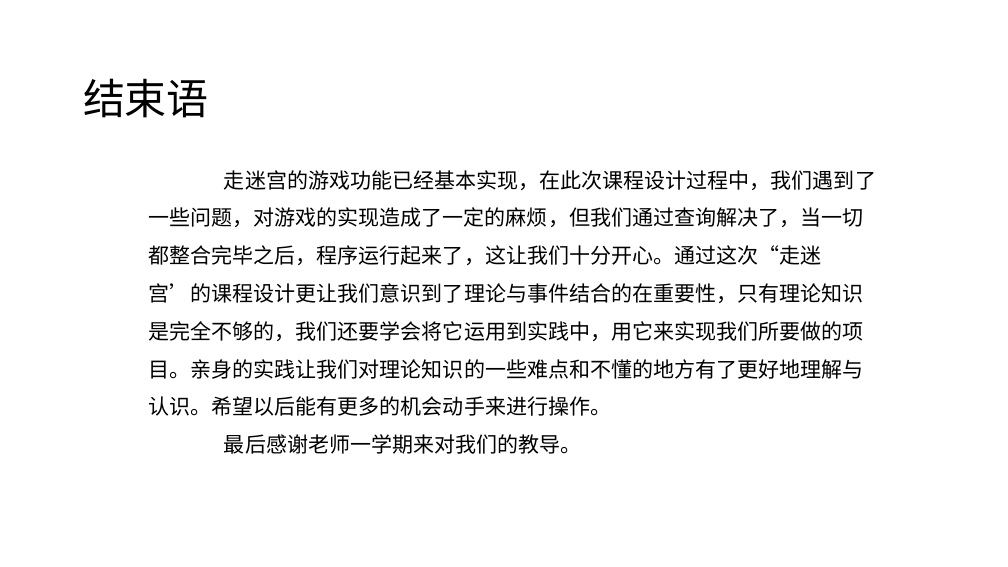
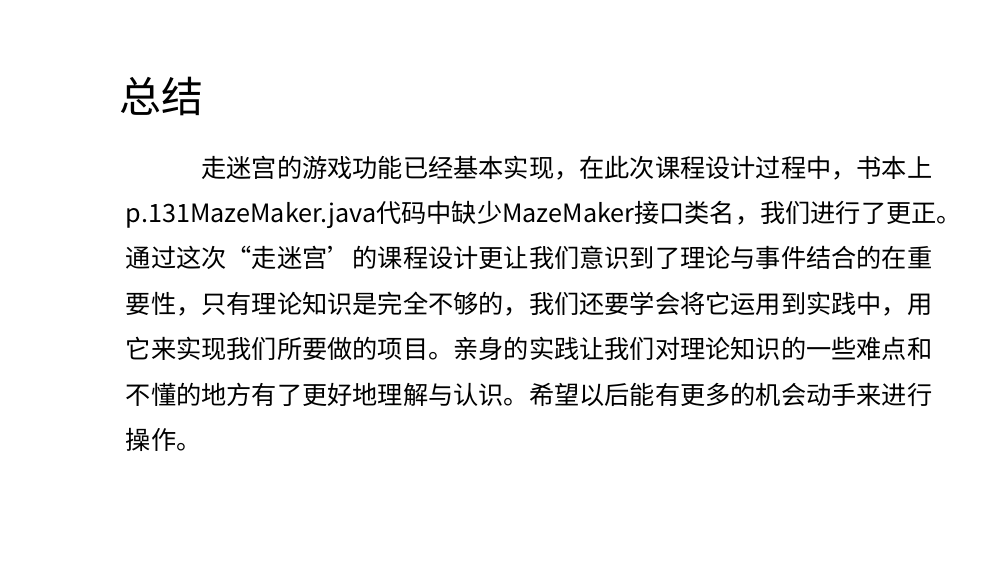
Before and after one commit to sxl888/run-a-maze, a slide deck: slide 13 of 第六组走迷宫答辩ppt.pptx (slide 10 before the commit). Drawn at 1008x567 pixels with LibreOffice and Linux fonts; fonts in the diff are those of the drawing; background and template pictures are left out. Boxes give left, top, right and bottom in pixels: in the first picture for what was removed or moved away, otherwise in the second. Text is boxed around its words. In the diff, an @@ line names an element or a change of style, - is before the commit and + after.

```diff
--- a/第六组走迷宫答辩ppt.pptx
+++ b/第六组走迷宫答辩ppt.pptx
@@ text at box(119, 76, 203, 116): text changed @@
-结束语
+总结
@@ text at box(126, 155, 962, 451): text changed; size 20 to 24 pt @@
-走迷宫的游戏功能已经基本实现，在此次课程设计过程中，我们遇到了一些问题，对游戏的实现造成了一定的麻烦，但我们通过查询解决了，当一切都整合完毕之后，程序运行起来了，这让我们十分开心。通过这次“走迷宫’的课程设计更让我们意识到了理论与事件结合的在重要性，只有理论知识是完全不够的，我们还要学会将它运用到实践中，用它来实现我们所要做的项目。亲身的实践让我们对理论知识的一些难点和不懂的地方有了更好地理解与认识。希望以后能有更多的机会动手来进行操作。
-最后感谢老师一学期来对我们的教导。
+走迷宫的游戏功能已经基本实现，在此次课程设计过程中，书本上p.131MazeMaker.java代码中缺少MazeMaker接口类名，我们进行了更正。通过这次“走迷宫’的课程设计更让我们意识到了理论与事件结合的在重要性，只有理论知识是完全不够的，我们还要学会将它运用到实践中，用它来实现我们所要做的项目。亲身的实践让我们对理论知识的一些难点和不懂的地方有了更好地理解与认识。希望以后能有更多的机会动手来进行操作。
```
Also in this commit, not shown: 4 other slides changed, 6 slides added, 3 slides removed.
